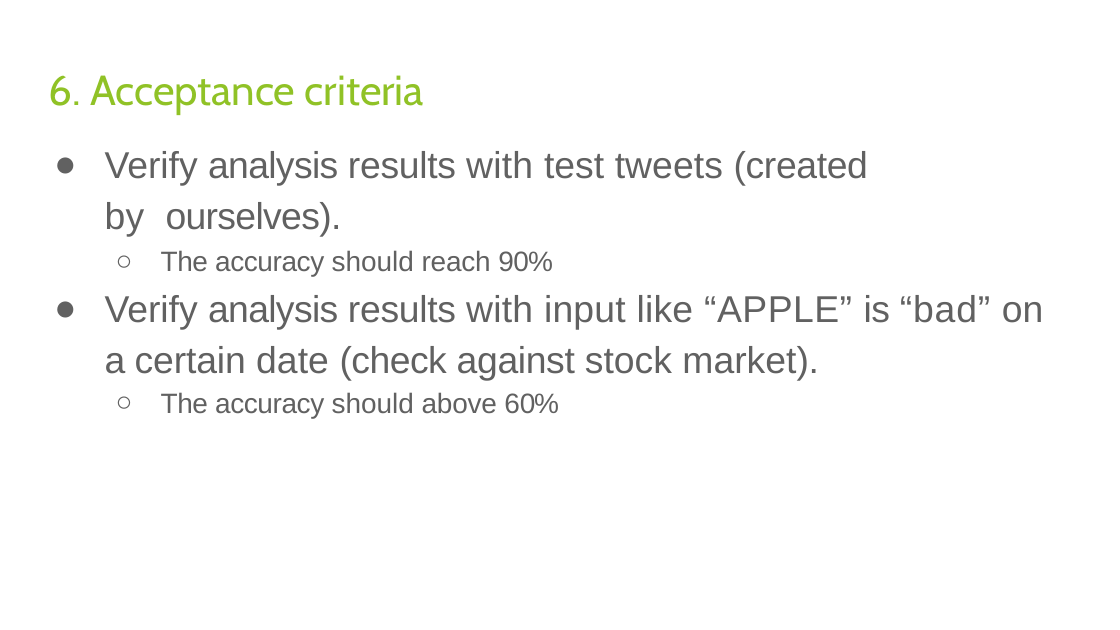
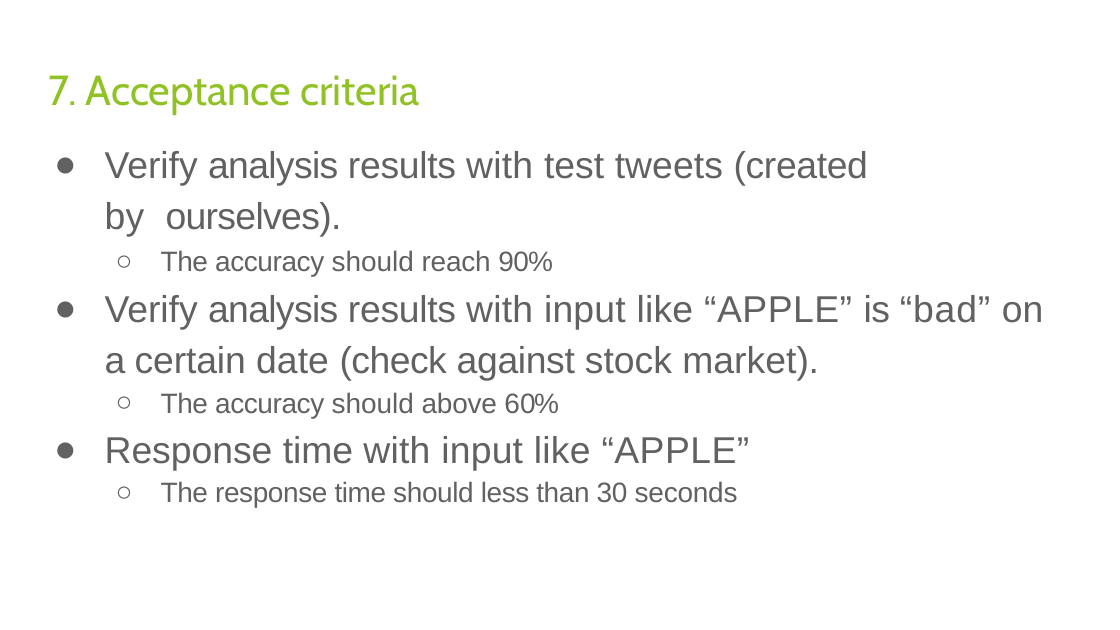
Before and after one commit to PoiBilibili/CSYE7200_FinalProject, a slide deck: slide 8 of Planning.pptx (slide 7 before the commit). Drawn at 1120x630 pixels with LibreOffice and Linux fonts; fonts in the diff are those of the drawing. Boxes give left, top, right and bottom in pixels: in the first picture for what was removed or moved away, otherwise in the second. Text is boxed around its words. In the diff, an @@ line names an element or a change of style, - is before the commit and + after.

```diff
--- a/Planning.pptx
+++ b/Planning.pptx
@@ title at box(49, 75, 420, 115): text changed @@
-6. Acceptance criteria
+7. Acceptance criteria
@@ text at box(105, 436, 750, 508): paragraphs added @@
+● Response time with input like “APPLE”
+  ○ The response time should less than 30 seconds
```
Also in this commit, not shown: 6 other slides changed, 45 other files.
